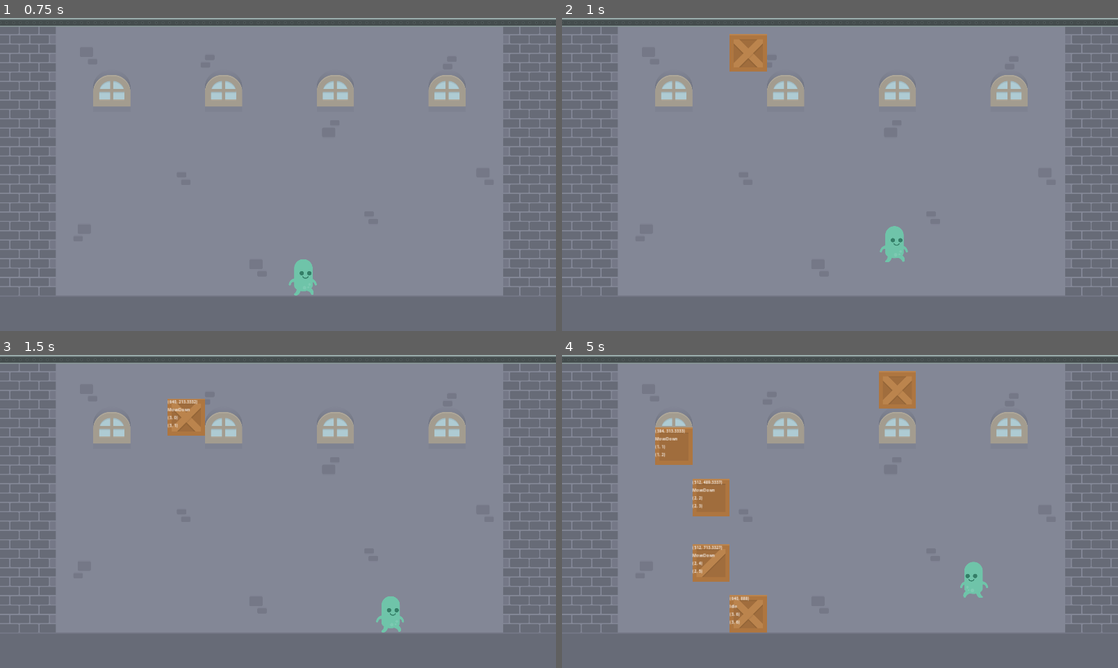
Above: before the commit, frames 1-4 (two rows, left to right).
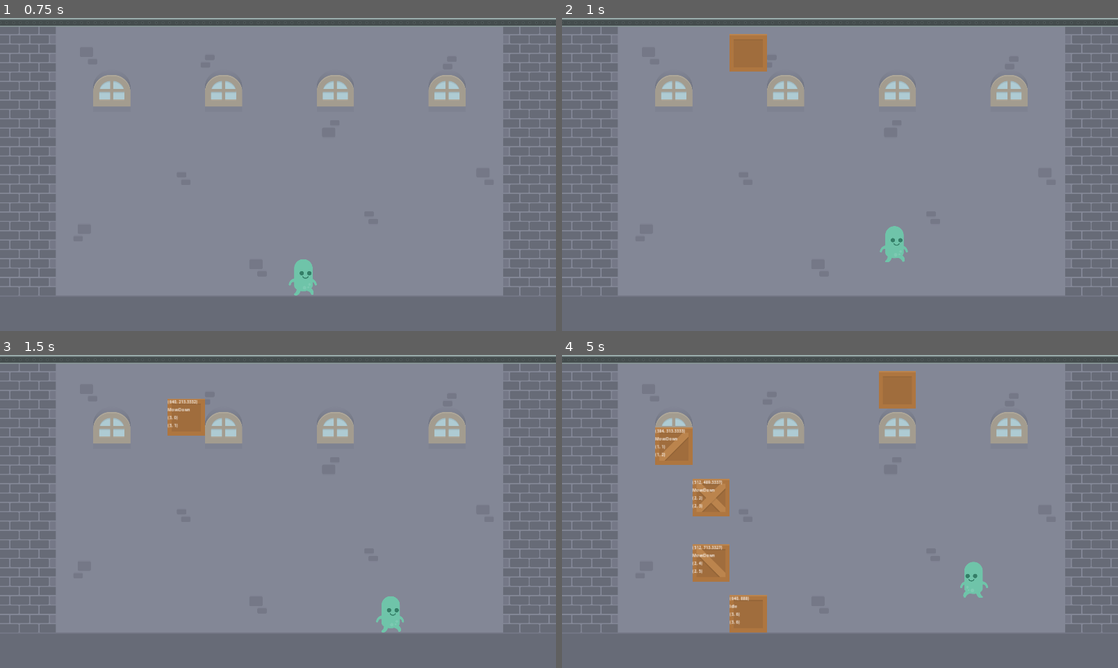
Above: after the commit, the same moments.

Repository: staskozin/stack-attack
Game: Godot game, scene res://scenes/main.tscn
The game is run twice, just before and just after one commit, with the same random seed, the same clock (stepped at 60 frames per second) and the same inputs.
Inputs:
- Up to frame 1 (0.75 s): tap Enter at 0.5 s; hold D (input_right) from 0.53 s (still down)
- Up to frame 2 (1 s): keep holding D (input_right); tap W (input_up) at 0.77 s
- Up to frame 3 (1.5 s): keep holding D (input_right)
- Up to frame 4 (5 s): tap W (input_up) at 1.52, 3.02, 3.77, 4.52 s; release D (input_right) at 2.03 s; hold A (input_left) 2.03-2.78 s; hold D (input_right) 2.78-4.28 s; hold A (input_left) from 4.28 s (still down)

Frame 1 is identical in both runs. In frame 2, 0.2% of the frame differs, in the area x 30-37%, y 6-16%; in frame 3, 0.2%; in frame 4, 1.0%, in the area x 17-63%, y 6-88%.

Commit message:
Добавил новую текстуру ящика

Diff:
--- a/scripts/box.gd
+++ b/scripts/box.gd
@@ -10,7 +10,7 @@
 
 
 func _ready() -> void:
-	$Texture.texture = ResourceLoader.load("res://assets/box" + str(randi_range(1, 3)) + ".png")
+	$Texture.texture = ResourceLoader.load("res://assets/box" + str(randi_range(1, 4)) + ".png")
 
 
 func destroy() -> void:
Binary file added: assets/box4.png
Not shown, added: assets/box4.png.import
